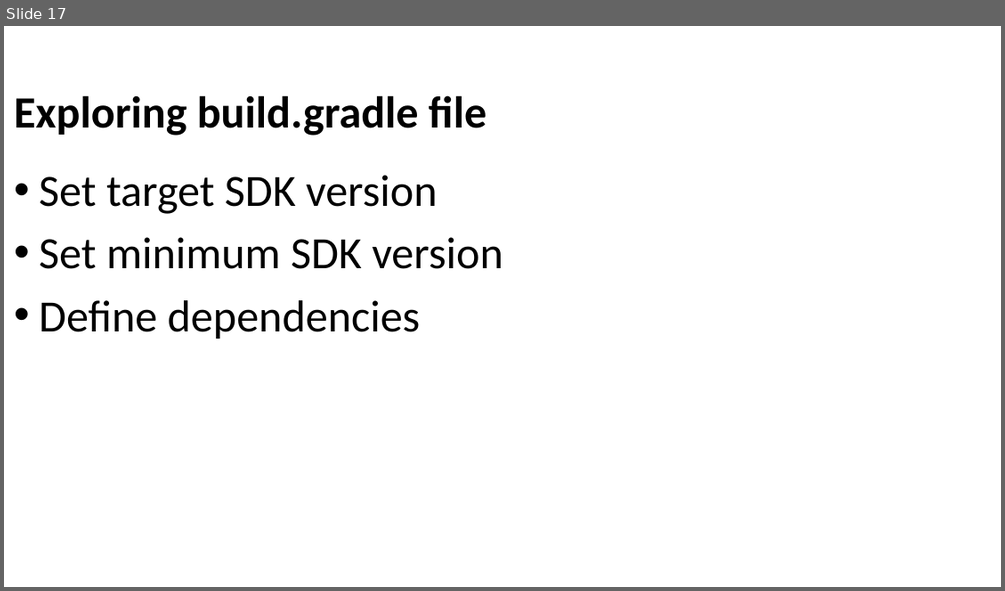
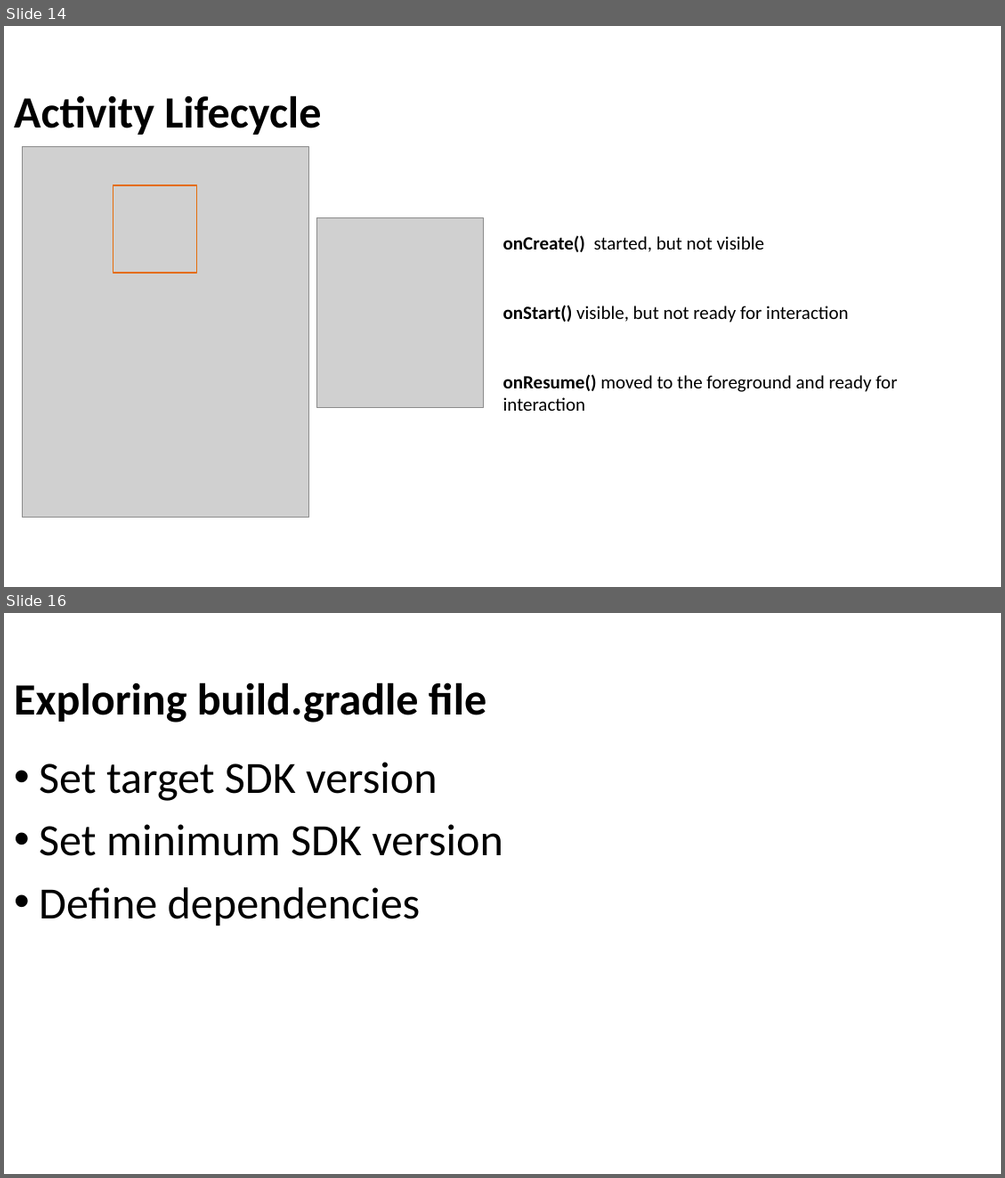
Before and after one commit to Batch-xx/Android-Lunch-Learn, a slide deck: slides/Android Studio_Activities_Fragments.pptx. Shown one above the other, each under a label of ours: slide 17 before the commit, slides 14 and 16 after it; the slides between them are not shown. The pictures are 1005x591 and 1005x1178 pixels, drawn with LibreOffice and Linux fonts; fonts in the diff are those of the drawing; grey boxes stand for pictures; background and template pictures are left out. Boxes give left, top, right and bottom in pixels: in the first picture for what was removed or moved away, otherwise in the second. Text is boxed around its words. In the diff, an @@ line names an element or a change of style, - is before the commit and + after.

```diff
--- a/slides/Android Studio_Activities_Fragments.pptx
+++ b/slides/Android Studio_Activities_Fragments.pptx
@@ slide 14 added at box(4, 26, 1001, 587), background picture (left out) @@
@@ title added at box(14, 95, 321, 135), 43 pt, text #000000, bold @@
+Activity Lifecycle
@@ picture added at box(23, 146, 309, 516) @@
@@ rectangle added at box(113, 185, 197, 273), outline #E46C0A 1.5 pt @@
@@ picture added at box(316, 217, 484, 407) @@
@@ text added at box(503, 235, 765, 252), 18 pt, text #000000 @@
+onCreate() started, but not visible
@@ text added at box(503, 305, 849, 322), 18 pt, text #000000 @@
+onStart() visible, but not ready for interaction
@@ text added at box(503, 374, 897, 410), 18 pt, text #000000 @@
+onResume() moved to the foreground and ready for interaction
@@ what was slide 17 is now slide 16 @@
```
Also in this commit, not shown: 6 slides changed, 3 other slides added, 6 slides removed, 1 other file.
